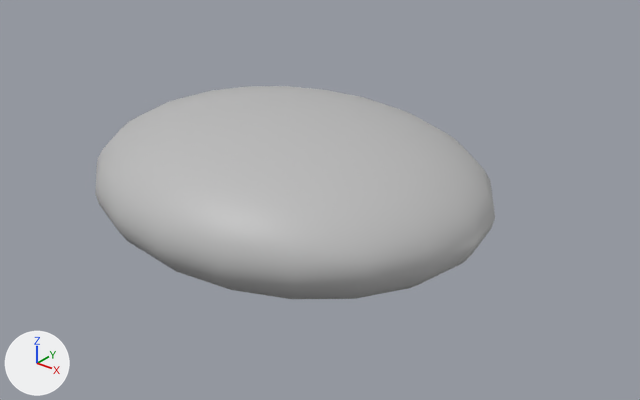
Before and after pictures for a commit that changed the FBX model Resonance/Resonance/ResonanceContent/Drawing/Models/GoodVibe-emptyShield.fbx.
Before and after are seen from a 50 mm camera at (0.221, -0.228, 0.173) aimed at (0.014, 0.031, 0.012). The lights are fixed; the arrows at lower left show +X, +Y and +Z. Where no turn or scale is listed for an object, it has been applied to the vertices.
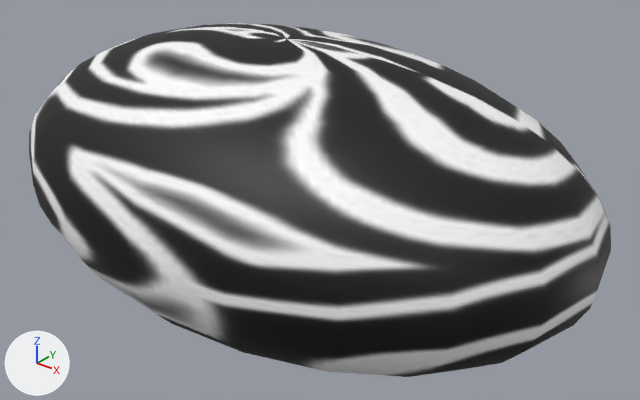
Pixel boxes [x1, y1, x2, y2] of what changed, in the pictures (640 x 400 px):
'pSphere2', recoloured, rescaled (45% wider, 66% taller): before [95, 86, 495, 299]; after [29, 23, 611, 377]

Diff of the bpy script that builds the scene:
```diff
--- a/Resonance/Resonance/ResonanceContent/Drawing/Models/GoodVibe-emptyShield.fbx.py
+++ b/Resonance/Resonance/ResonanceContent/Drawing/Models/GoodVibe-emptyShield.fbx.py
@@ img_tribal2_png @@
+img_tribal2_png = load_image('tribal2.png', '_unpacked/tribal2.png', 200, 248, 'sRGB')
@@ mat_phong2 @@
+mat_phong2 = principled_material('phong2')
+mat_phong2.texture = img_tribal2_png
+mat_phong2.roughness = 0.553
@@ me_psphere2_ncl1_1 @@
 me_psphere2_ncl1_1.from_pydata(...)  # 382 vertices, 400 faces; spans x -1.0..1.0, y -1.0..1.0, z -1.0..1.0
-me_psphere2_ncl1_1.materials.append(mat_default_material)  # grey #bcbcbc
+me_psphere2_ncl1_1.materials.append(mat_phong2)  # picture img_tribal2_png
@@ ob_psphere2 @@
 ob_psphere2.rotation_euler = (1.571, 0.0, 0.0)  # degrees (90, 0, 0)
-ob_psphere2.scale = (0.088, 0.0312, 0.0727)
+ob_psphere2.scale = (0.134, 0.0596, 0.0853)
```
